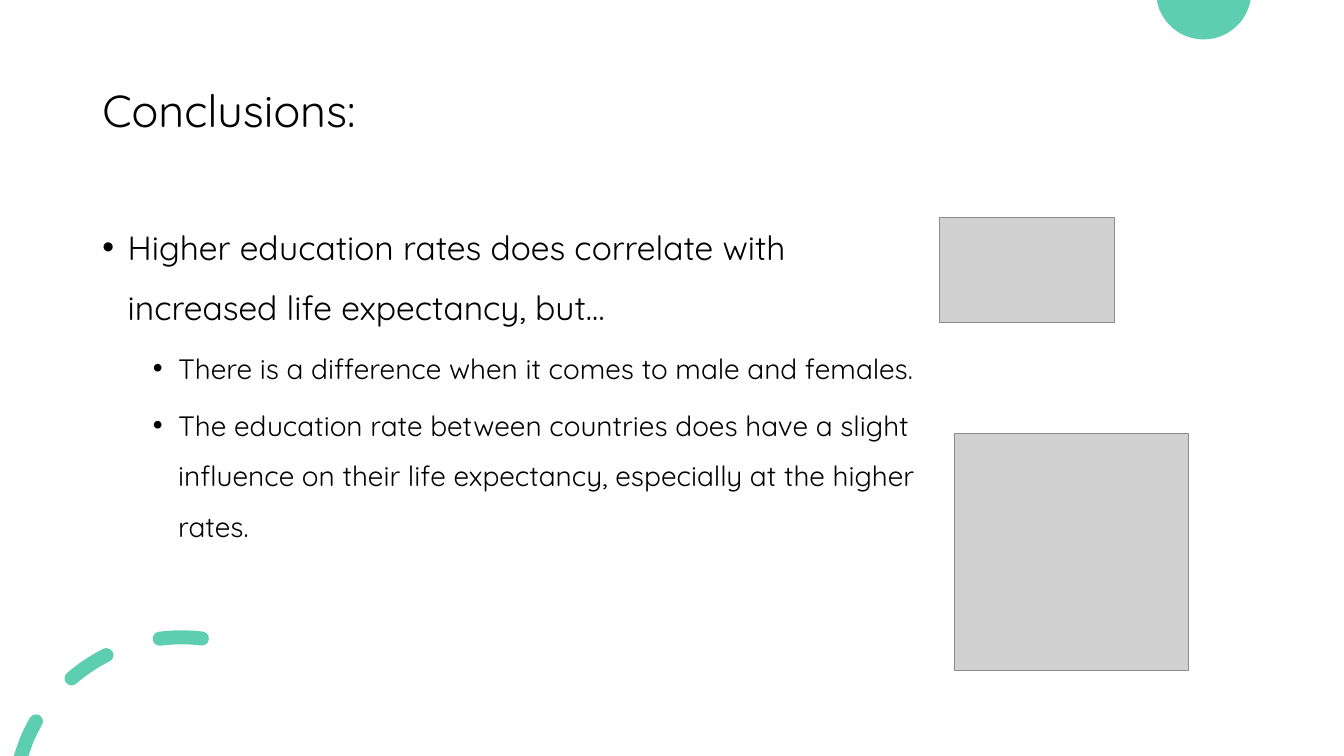
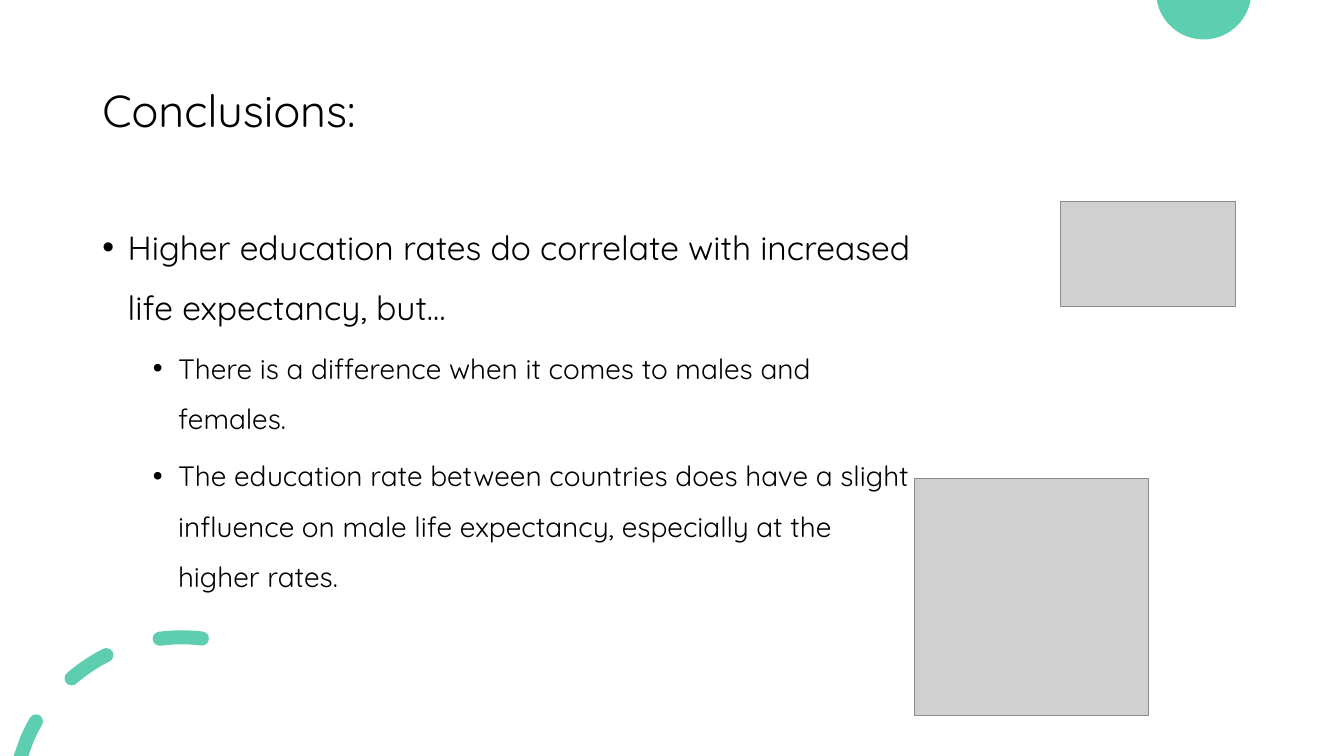
Before and after one commit to ywu223/Capstone1_Compsognathus, a slide deck: slide 12 of Capstone 1 Project Presentation.pptx (slide 4 before the commit). Drawn at 1344x756 pixels with LibreOffice and Linux fonts; fonts in the diff are those of the drawing; grey boxes stand for pictures. Boxes give left, top, right and bottom in pixels: in the first picture for what was removed or moved away, otherwise in the second. Text is boxed around its words. In the diff, an @@ line names an element or a change of style, - is before the commit and + after.

```diff
--- a/Capstone 1 Project Presentation.pptx
+++ b/Capstone 1 Project Presentation.pptx
@@ picture: place and size @@
-picture at bbox=[940, 218, 1114, 323]
+picture at bbox=[1062, 202, 1236, 307]
@@ text at bbox=[128, 235, 910, 593]: text changed @@
-• Higher education rates does correlate with increased life expectancy, but…
-  • There is a difference when it comes to male and females.
-  • The education rate between countries does have a slight influence on their life expectancy, especially at the higher rates.
+• Higher education rates do correlate with increased life expectancy, but…
+  • There is a difference when it comes to males and females.
+  • The education rate between countries does have a slight influence on male life expectancy, especially at the higher rates.
@@ picture: place and size @@
-picture at bbox=[955, 434, 1189, 670]
+picture at bbox=[914, 479, 1148, 716]
```
Also in this commit, not shown: 2 other slides changed, 8 slides added, 1 other file.
